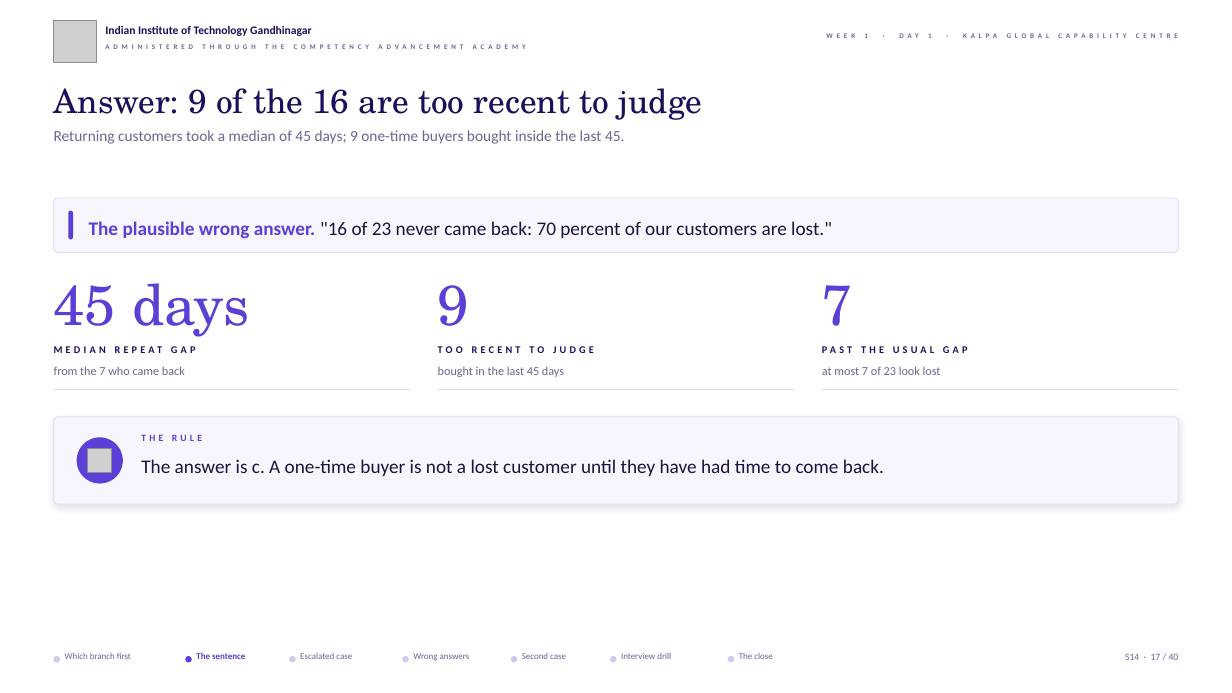
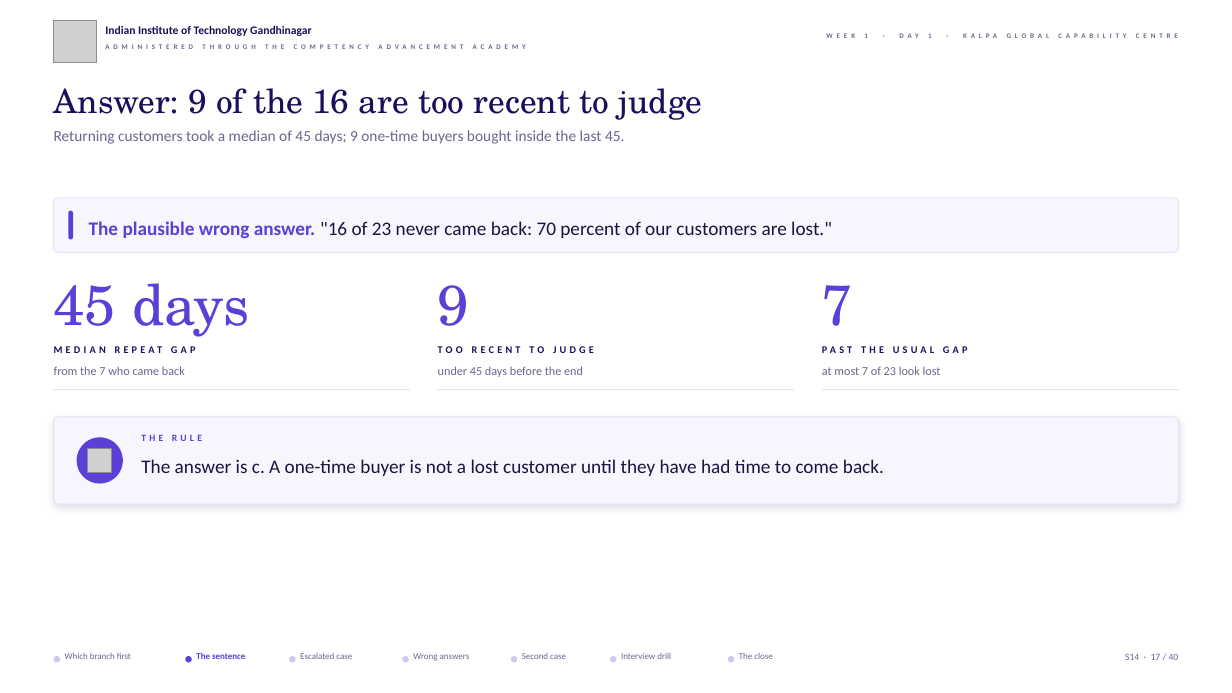
Before and after one commit to fde-academy-lab/c2-content-factory, a slide deck: slide 17 of content/W01/D1/slides/C2_W01_D01_half2_STUDENT.pptx. Drawn at 1232x693 pixels with LibreOffice and Linux fonts; fonts in the diff are those of the drawing; grey boxes stand for pictures; background and template pictures are left out. Boxes give left, top, right and bottom in pixels: in the first picture for what was removed or moved away, otherwise in the second. Text is boxed around its words. In the diff, an @@ line names an element or a change of style, - is before the commit and + after.

```diff
--- a/content/W01/D1/slides/C2_W01_D01_half2_STUDENT.pptx
+++ b/content/W01/D1/slides/C2_W01_D01_half2_STUDENT.pptx
@@ text at [438, 366, 583, 377]: text changed @@
-bought in the last 45 days
+under 45 days before the end
```
Also in this commit, not shown: 4 other slides changed, 16 other files.
